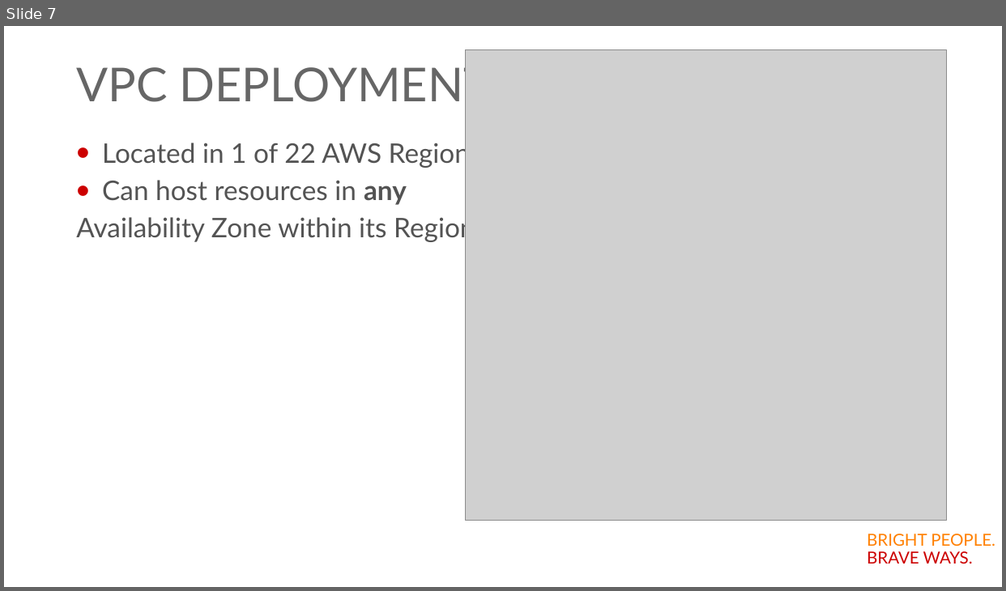
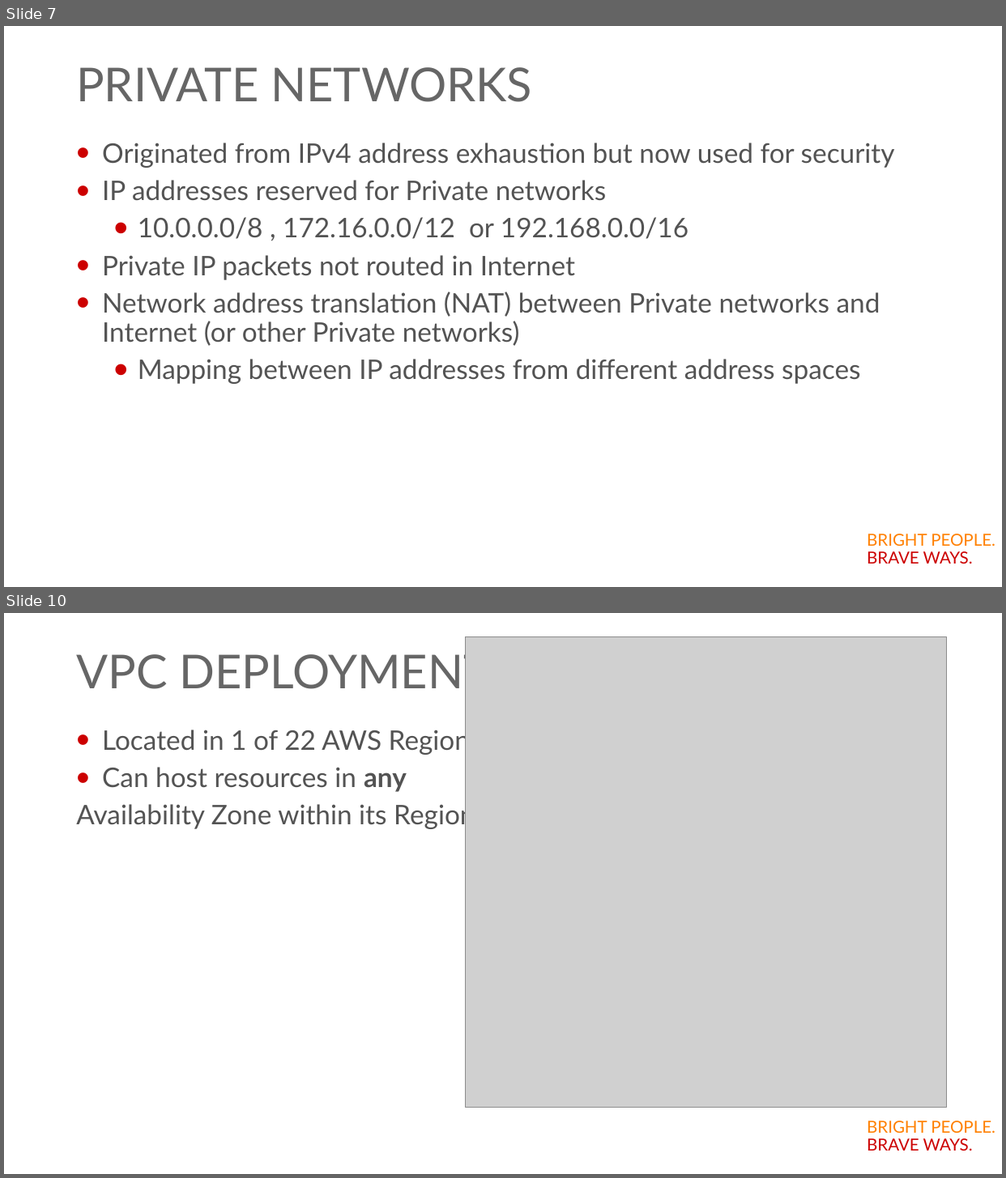
Before and after one commit to Accedia/aws-workshop, a slide deck: Day3-VPC_and_Networks/VPC.pptx. Shown one above the other, each under a label of ours: slide 7 before the commit, slides 7 and 10 after it; the slides between them are not shown. The pictures are 1006x591 and 1006x1178 pixels, drawn with LibreOffice and Linux fonts; fonts in the diff are those of the drawing; grey boxes stand for pictures; background and template pictures are left out. Boxes give left, top, right and bottom in pixels: in the first picture for what was removed or moved away, otherwise in the second. Text is boxed around its words. In the diff, an @@ line names an element or a change of style, - is before the commit and + after.

Commit message:
Improve Day3 presentation network part

```diff
--- a/Day3-VPC_and_Networks/VPC.pptx
+++ b/Day3-VPC_and_Networks/VPC.pptx
@@ slide 7 added at box(4, 26, 1002, 587), background #FFFFFF; not listed: 1 template element that a slide beside it also shows @@
@@ title added at box(76, 67, 533, 102), 45 pt, text #666666 @@
+PRIVATE NETWORKS
@@ text added at box(102, 143, 895, 384), 26 pt, text #535353 @@
+• Originated from IPv4 address exhaustion but now used for security
+• IP addresses reserved for Private networks
+  • 10.0.0.0/8 , 172.16.0.0/12 or 192.168.0.0/16
+• Private IP packets not routed in Internet
+• Network address translation (NAT) between Private networks and Internet (or other Private networks)
+  • Mapping between IP addresses from different address spaces
@@ what was slide 7 is now slide 10 @@
```
Also in this commit, not shown: 8 slides changed, 1 other slide added, 1 other file.
